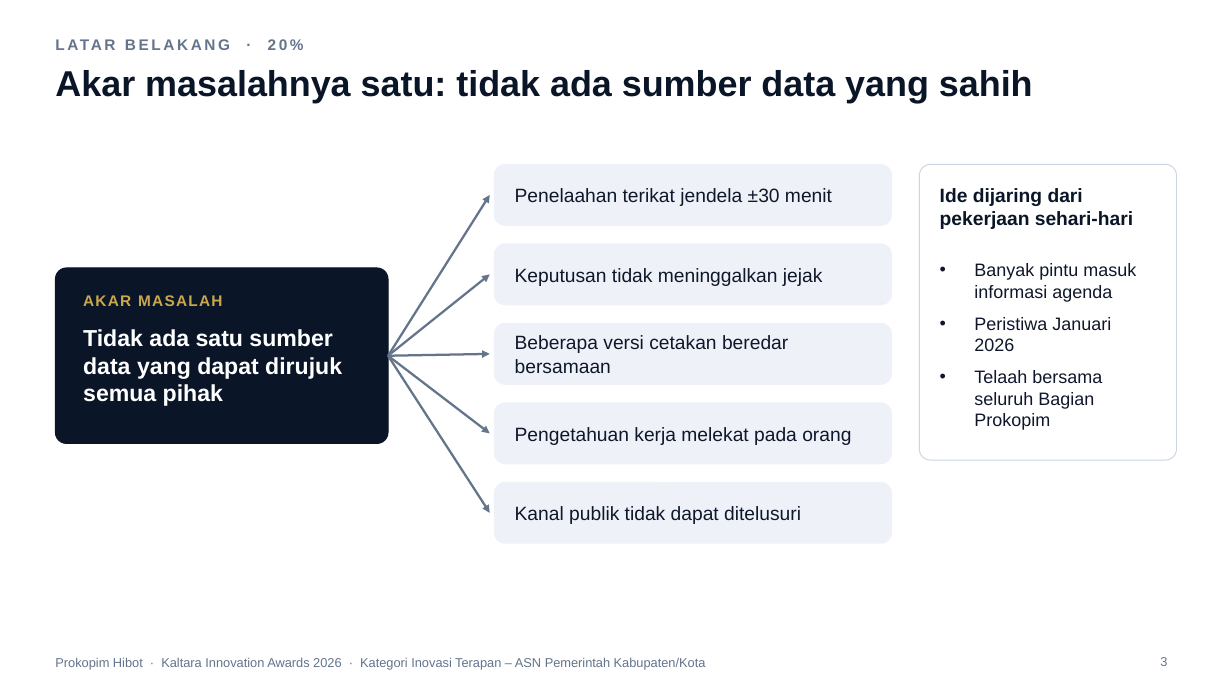
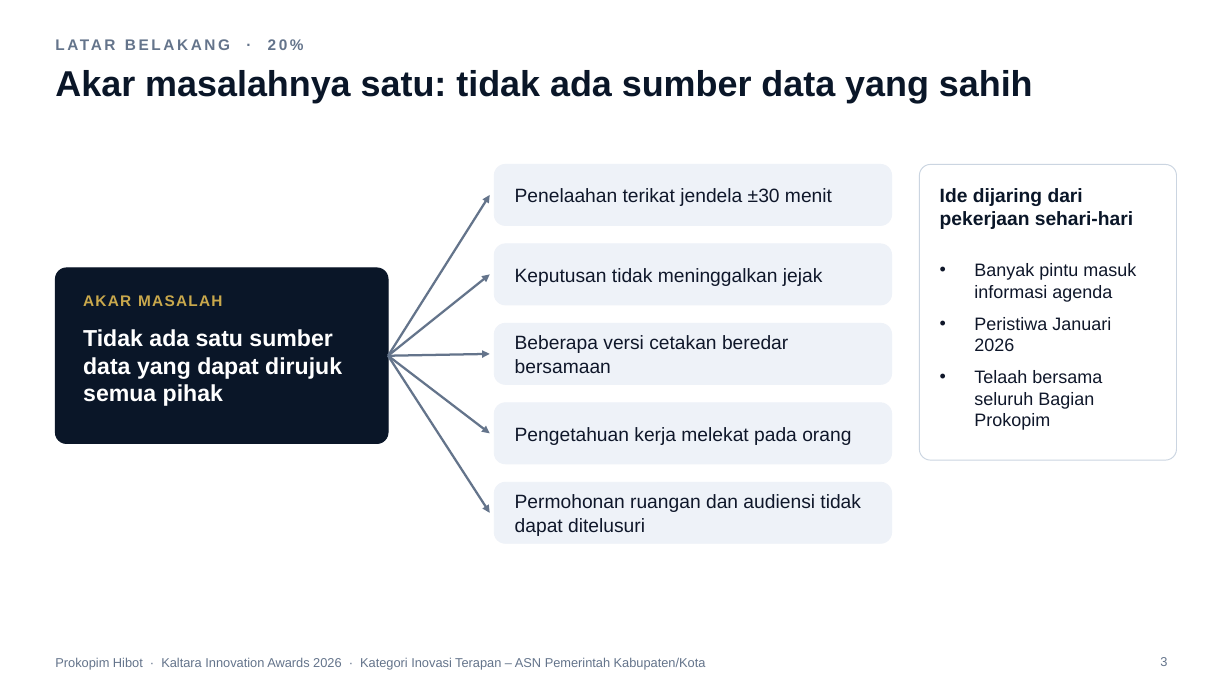
Before and after one commit to ega394/joyful-visuals, a slide deck: slide 3 of docs/lomba/kaltara/Paparan-Prokopim-Hibot-Kaltara-2026.pptx. Drawn at 1232x693 pixels with LibreOffice and Linux fonts; fonts in the diff are those of the drawing; background and template pictures are left out. Boxes give left, top, right and bottom in pixels: in the first picture for what was removed or moved away, otherwise in the second. Text is boxed around its words. In the diff, an @@ line names an element or a change of style, - is before the commit and + after.

```diff
--- a/docs/lomba/kaltara/Paparan-Prokopim-Hibot-Kaltara-2026.pptx
+++ b/docs/lomba/kaltara/Paparan-Prokopim-Hibot-Kaltara-2026.pptx
@@ text at (x1=515, y1=494, x2=861, y2=536): text changed @@
-Kanal publik tidak dapat ditelusuri
+Permohonan ruangan dan audiensi tidak dapat ditelusuri
```
Also in this commit, not shown: 4 other slides changed, 18 other files.
